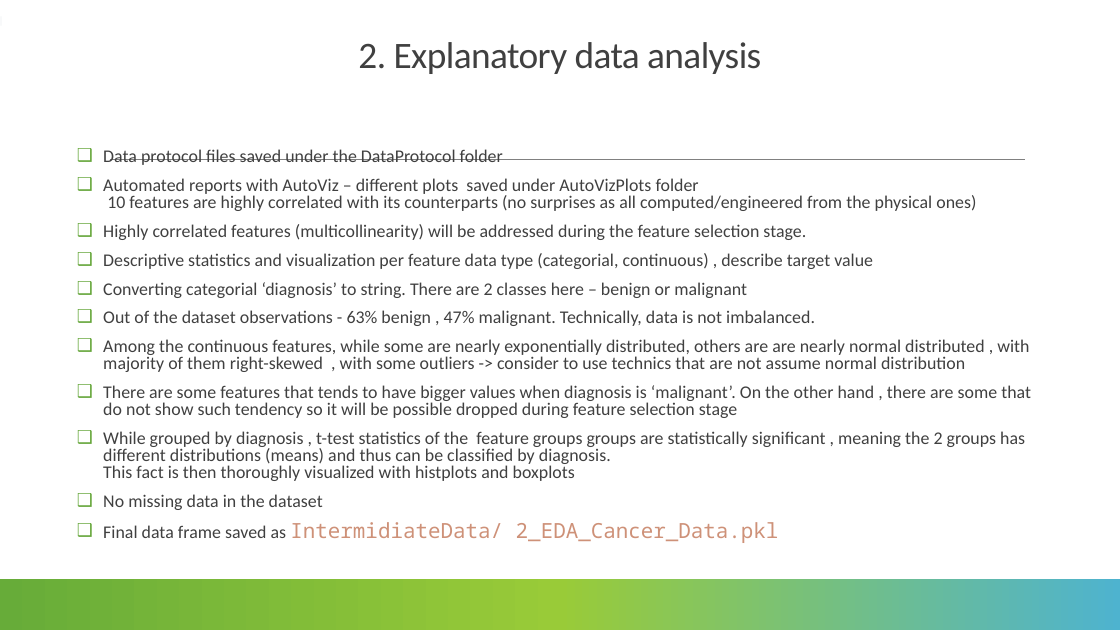
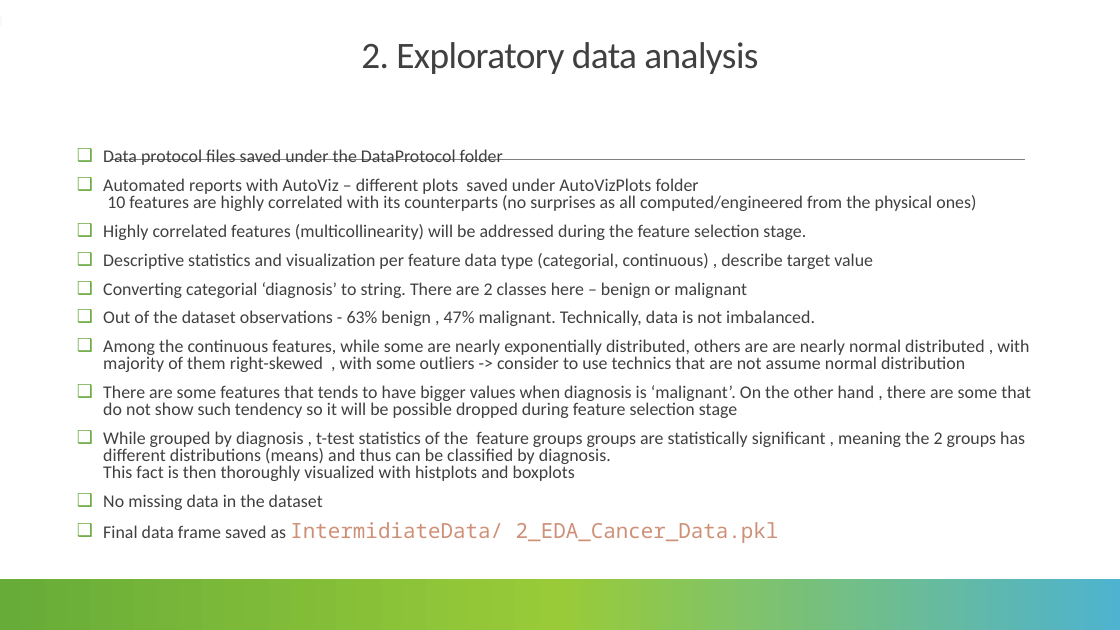
Before and after one commit to lmanov1/CancerPrediction, a slide deck: slide 6 of PROJECT_PRESENTATION.pptx (slide 7 before the commit). Drawn at 1120x630 pixels with LibreOffice and Linux fonts; fonts in the diff are those of the drawing. Boxes give left, top, right and bottom in pixels: in the first picture for what was removed or moved away, otherwise in the second. Text is boxed around its words. In the diff, an @@ line names an element or a change of style, - is before the commit and + after.

```diff
--- a/PROJECT_PRESENTATION.pptx
+++ b/PROJECT_PRESENTATION.pptx
@@ title at (361,42,758,74): text changed @@
-2. Explanatory data analysis
+2. Exploratory data analysis
```
Also in this commit, not shown: 2 other slides changed, 1 other file.
